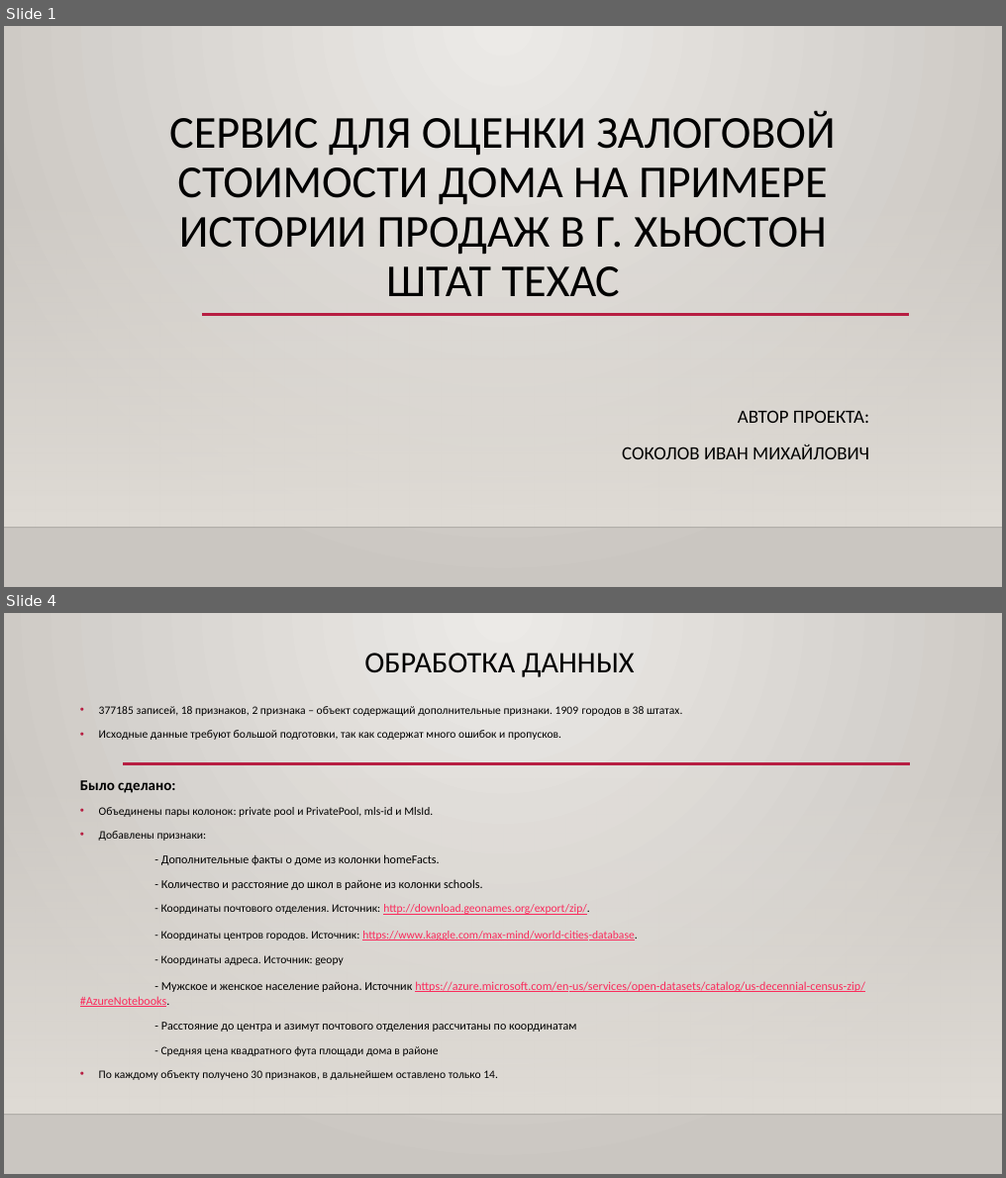
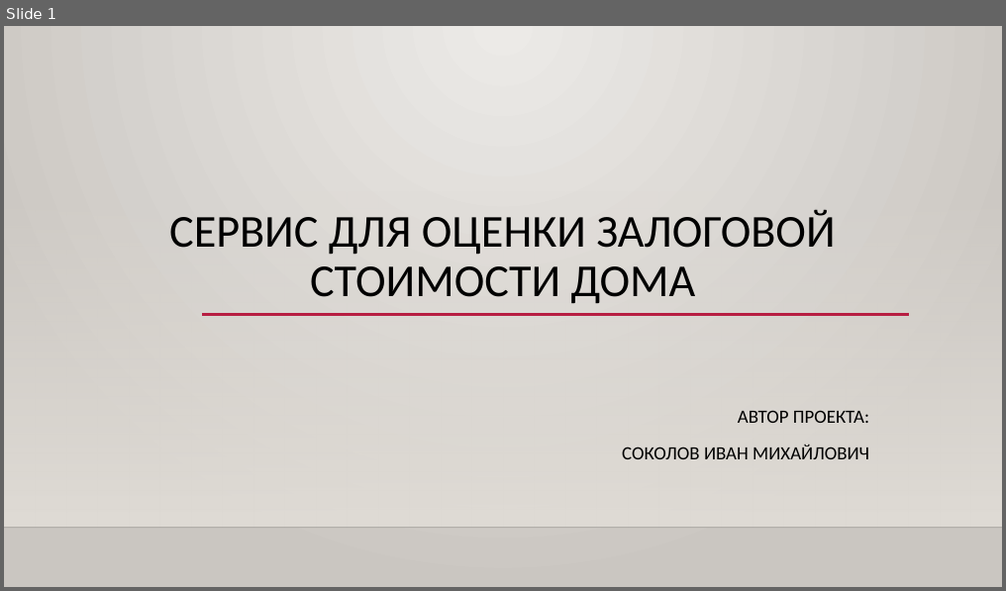
Before and after one commit to Sokolov-IM/sim-repo, a slide deck: Дипломный проект/Sokolov_presentation.pptx. Shown one above the other, each under a label of ours: slides 1 and 4 before the commit, slide 1 after it; the slides between them are not shown. The pictures are 1006x1178 and 1006x591 pixels, drawn with LibreOffice and Linux fonts; fonts in the diff are those of the drawing; background and template pictures are left out. Boxes give left, top, right and bottom in pixels: in the first picture for what was removed or moved away, otherwise in the second. Text is boxed around its words. In the diff, an @@ line names an element or a change of style, - is before the commit and + after.

```diff
--- a/Дипломный проект/Sokolov_presentation.pptx
+++ b/Дипломный проект/Sokolov_presentation.pptx
@@ slide 4 removed at bbox=[4, 613, 1002, 1174], background gradient #ECEAE7 to #CAC7C1; not listed: 2 template elements that a slide beside it also shows @@
@@ title removed at bbox=[364, 653, 634, 677] @@
-ОБРАБОТКА ДАННЫХ
@@ text removed at bbox=[80, 706, 865, 1080] @@
-• 377185 записей, 18 признаков, 2 признака – объект содержащий дополнительные признаки. 1909 городов в 38 штатах.
-• Исходные данные требуют большой подготовки, так как содержат много ошибок и пропусков.
-Было сделано:
-• Объединены пары колонок: private pool и PrivatePool, mls-id и MlsId.
-• Добавлены признаки:
-- Дополнительные факты о доме из колонки homeFacts.
-- Количество и расстояние до школ в районе из колонки schools.
-- Координаты почтового отделения. Источник: http://download.geonames.org/export/zip/.
-- Координаты центров городов. Источник: https://www.kaggle.com/max-mind/world-cities-database.
-- Координаты адреса. Источник: geopy
-- Мужское и женское население района. Источник https://azure.microsoft.com/en-us/services/open-datasets/catalog/us-decennial-census-zip/#AzureNotebooks.
-- Расстояние до центра и азимут почтового отделения рассчитаны по координатам
-- Средняя цена квадратного фута площади дома в районе
-• По каждому объекту получено 30 признаков, в дальнейшем оставлено только 14.
@@ line removed from (123, 764) to (910, 764) @@
@@ slide 1 changed as well @@
@@ title at bbox=[169, 209, 835, 304]: text changed @@
-СЕРВИС ДЛЯ ОЦЕНКИ ЗАЛОГОВОЙ СТОИМОСТИ ДОМА НА ПРИМЕРЕ ИСТОРИИ ПРОДАЖ В Г. ХЬЮСТОН ШТАТ ТЕХАС
+СЕРВИС ДЛЯ ОЦЕНКИ ЗАЛОГОВОЙ СТОИМОСТИ ДОМА
```
Also in this commit, not shown: 7 slides added, 7 other slides removed.
